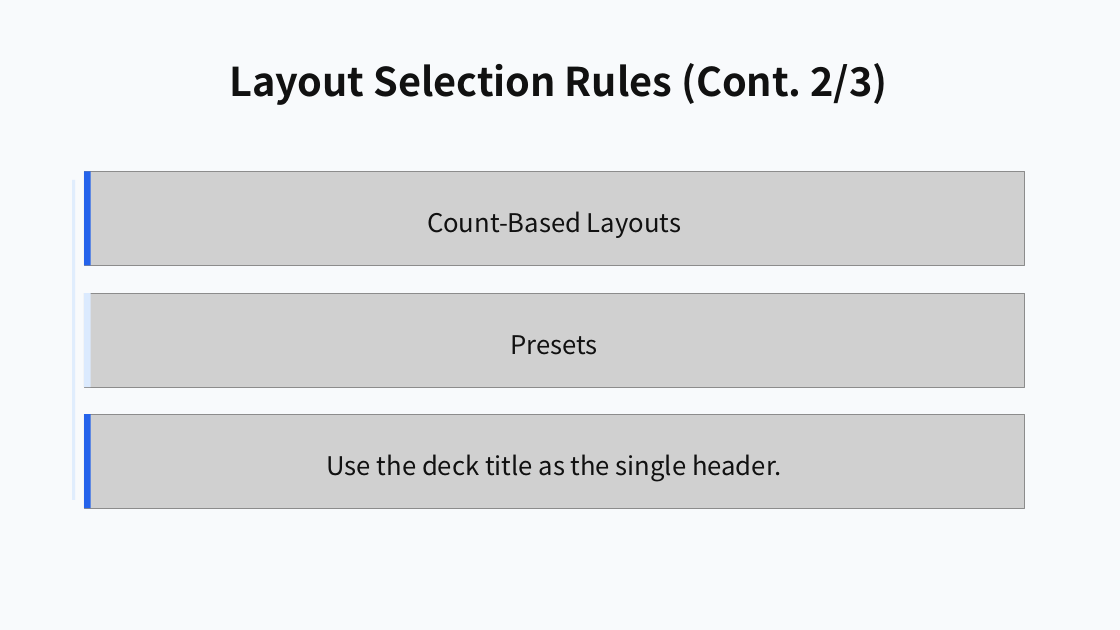
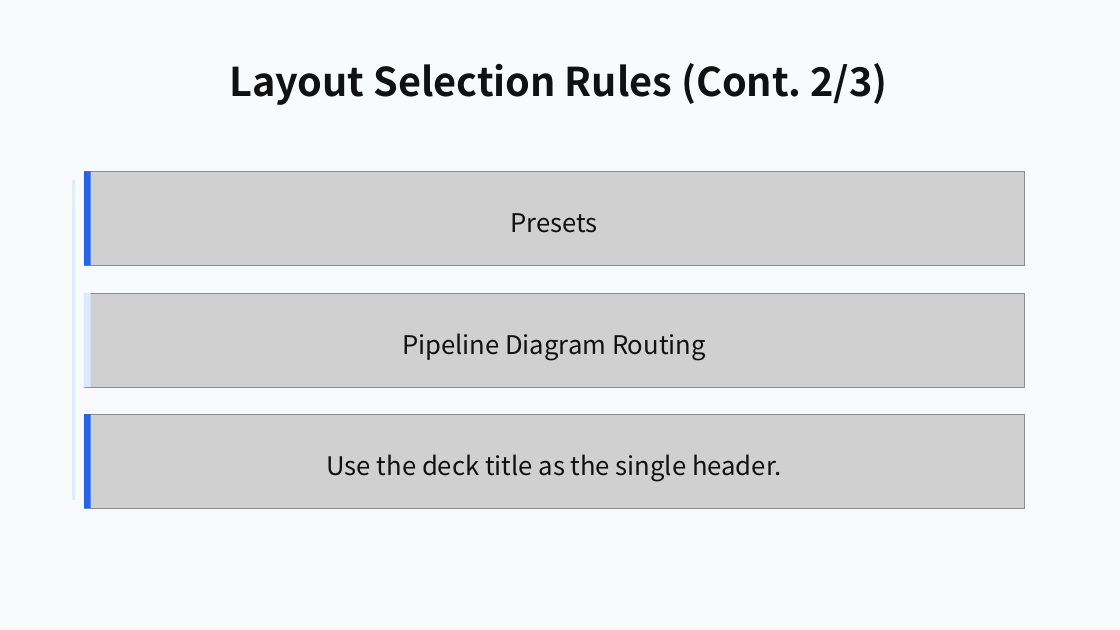
Before and after one commit to ch040602/mdpr-skill, a slide deck: slide 13 of artifacts/mdpr-vs-skill/mdpr-baseline-result.pptx. Drawn at 1120x630 pixels with LibreOffice and Linux fonts; fonts in the diff are those of the drawing; grey boxes stand for pictures. Boxes give left, top, right and bottom in pixels: in the first picture for what was removed or moved away, otherwise in the second. Text is boxed around its words. In the diff, an @@ line names an element or a change of style, - is before the commit and + after.

```diff
--- a/artifacts/mdpr-vs-skill/mdpr-baseline-result.pptx
+++ b/artifacts/mdpr-vs-skill/mdpr-baseline-result.pptx
@@ text at [510,213,597,233]: text changed @@
-Count-Based Layouts
+Presets
@@ text at [402,333,706,361]: text changed @@
-Presets
+Pipeline Diagram Routing
```
Also in this commit, not shown: 8 other slides changed, 6 other files.
